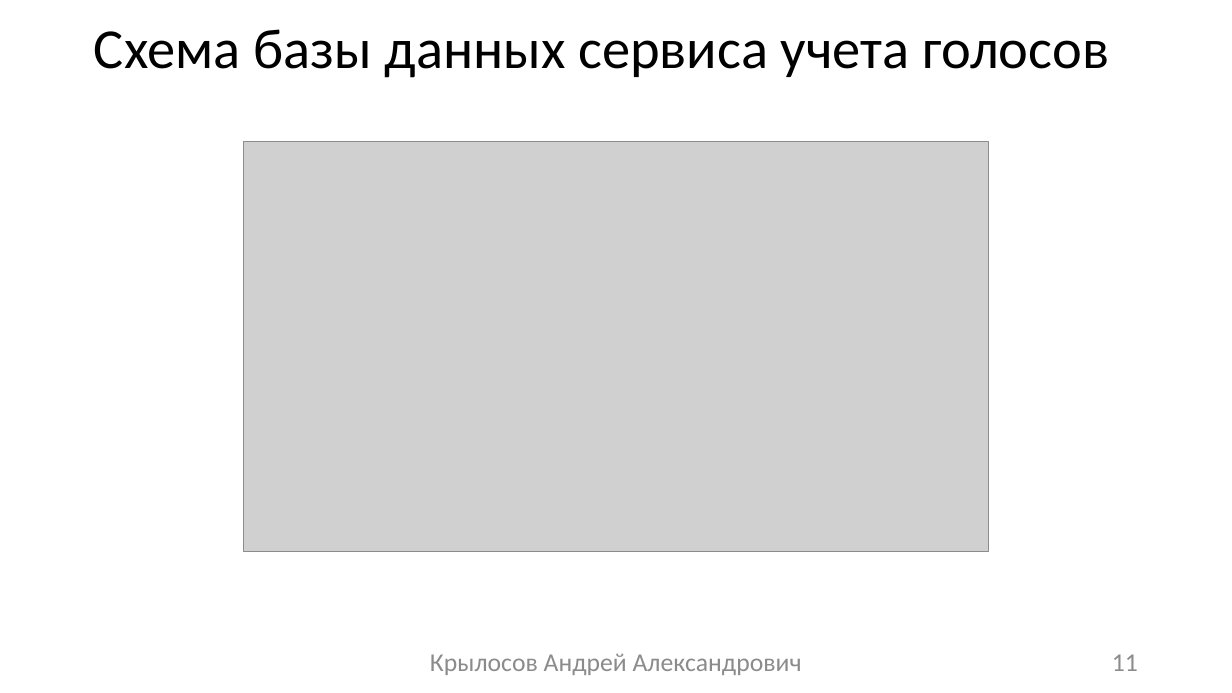
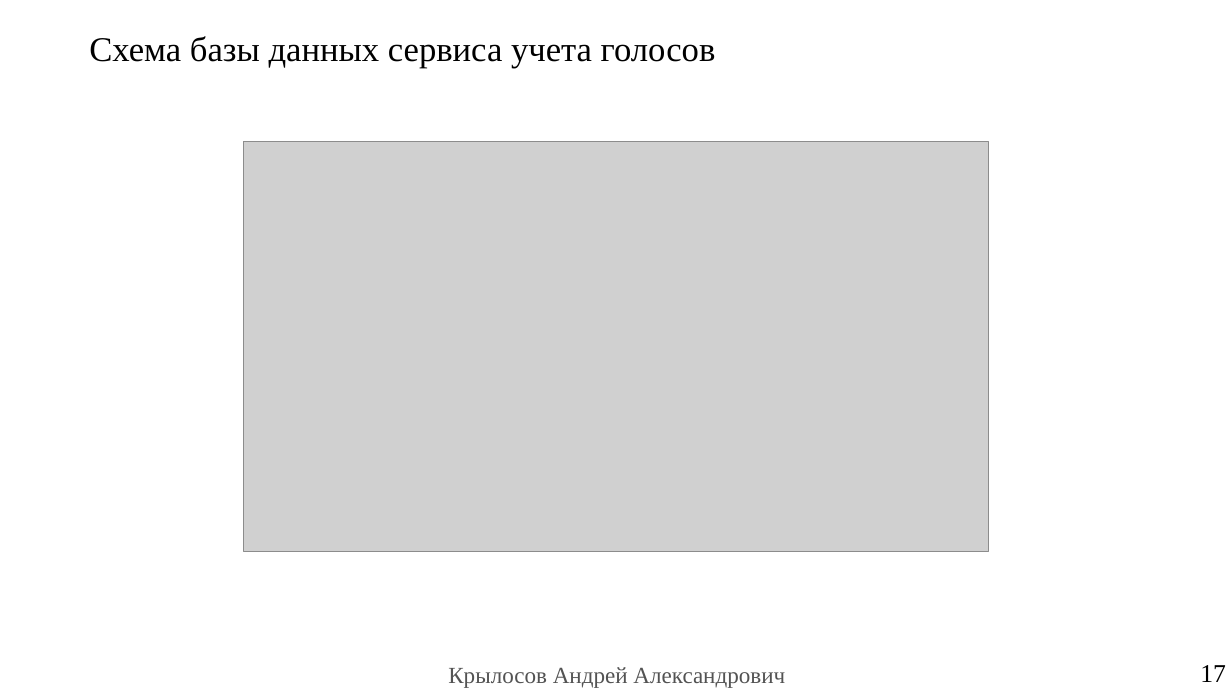
Before and after one commit to raldenprog/electronic_vote, a slide deck: slide 17 of documentation/Диплом ДЭГ.pptx (slide 11 before the commit). Drawn at 1232x693 pixels with LibreOffice and Linux fonts; fonts in the diff are those of the drawing; grey boxes stand for pictures. Boxes give left, top, right and bottom in pixels: in the first picture for what was removed or moved away, otherwise in the second. Text is boxed around its words. In the diff, an @@ line names an element or a change of style, - is before the commit and + after.

```diff
--- a/documentation/Диплом ДЭГ.pptx
+++ b/documentation/Диплом ДЭГ.pptx
@@ title "Схема базы данных сервиса учета ..." at <box>89,36,716,68</box>: size 44 to 27 pt, font Calibri to Times New Roman @@
@@ text removed at <box>430,654,802,675</box> @@
-Крылосов Андрей Александрович
@@ page number removed at <box>1112,654,1138,671</box> @@
-11
@@ text added at <box>448,667,785,688</box>, 18 pt, text #535353 @@
+Крылосов Андрей Александрович
@@ page number added at <box>1200,665,1226,682</box>, 20 pt, text #000000 @@
+17
```
Also in this commit, not shown: 13 other slides changed, 9 slides added, 2 slides removed, 11 other files.
